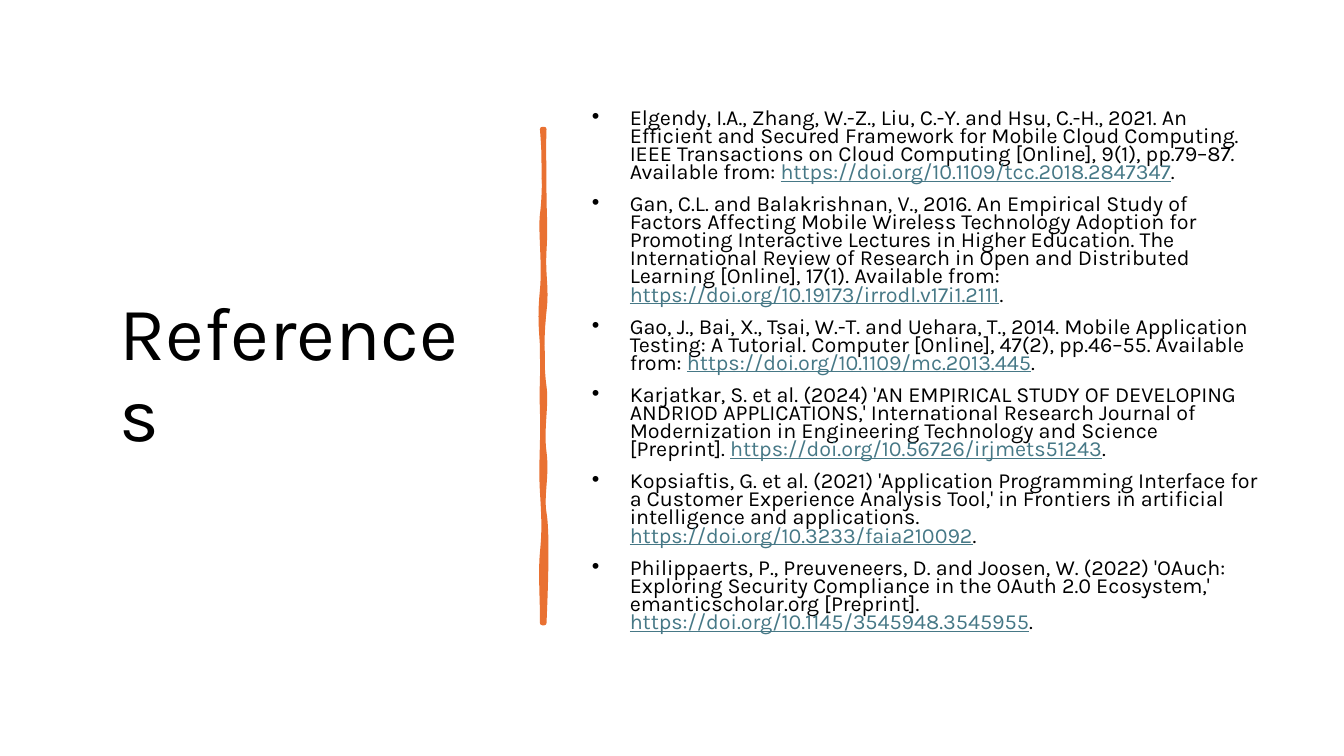
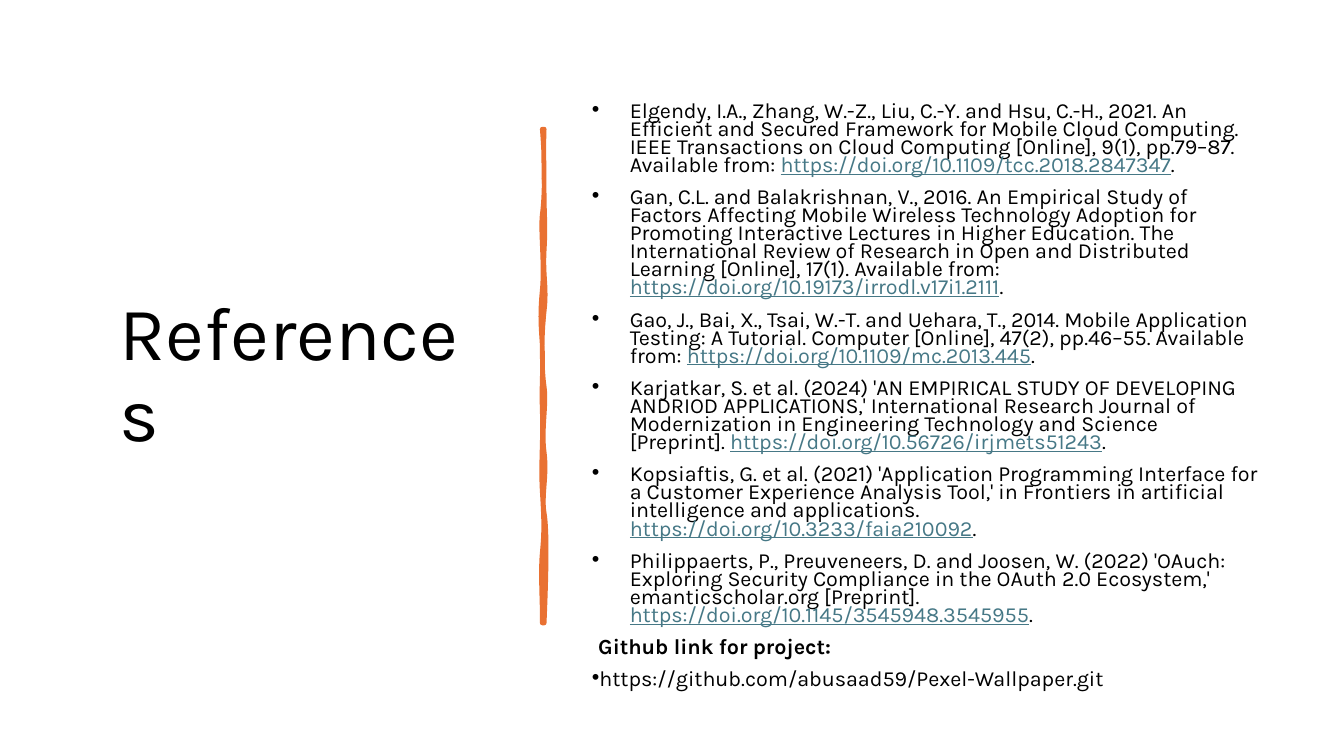
Before and after one commit to abusaad59/Pexel-Wallpaper, a slide deck: slide 9 of Dynamic wallpaper application presentation.pptx. Drawn at 1344x756 pixels with LibreOffice and Linux fonts; fonts in the diff are those of the drawing. Boxes give left, top, right and bottom in pixels: in the first picture for what was removed or moved away, otherwise in the second. Text is boxed around its words. In the diff, an @@ line names an element or a change of style, - is before the commit and + after.

Commit message:
siting github link in documents

```diff
--- a/Dynamic wallpaper application presentation.pptx
+++ b/Dynamic wallpaper application presentation.pptx
@@ text at <box>598,638,1103,692</box>: paragraphs added @@
+Github link for project:
+• https://github.com/abusaad59/Pexel-Wallpaper.git
```
Also in this commit, not shown: 1 other file.
